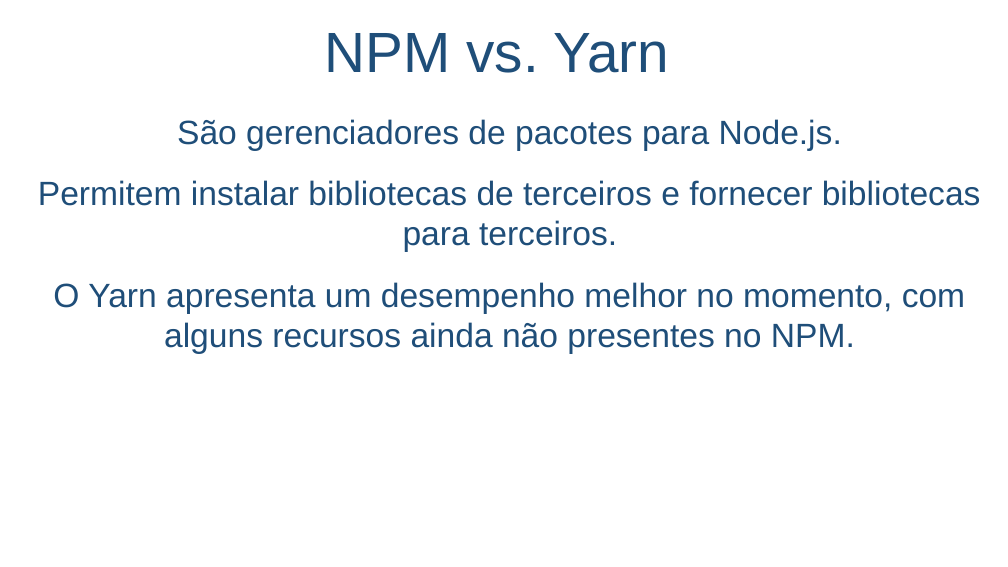
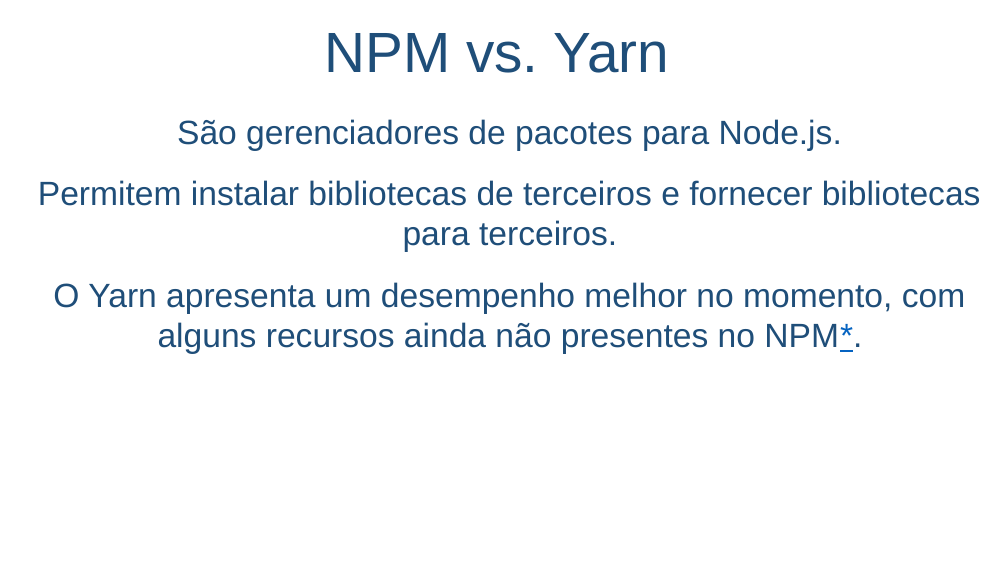
Before and after one commit to salmo-jr/public-slides, a slide deck: slide 6 of node-js.pptx. Drawn at 1008x567 pixels with LibreOffice and Linux fonts; fonts in the diff are those of the drawing; background and template pictures are left out. Boxes give left, top, right and bottom in pixels: in the first picture for what was removed or moved away, otherwise in the second. Text is boxed around its words. In the diff, an @@ line names an element or a change of style, - is before the commit and + after.

```diff
--- a/node-js.pptx
+++ b/node-js.pptx
@@ text at [53,282,965,354]: text changed @@
-O Yarn apresenta um desempenho melhor no momento, com alguns recursos ainda não presentes no NPM.
+O Yarn apresenta um desempenho melhor no momento, com alguns recursos ainda não presentes no NPM*.
```
Also in this commit, not shown: 8 other slides changed, 15 slides added.
